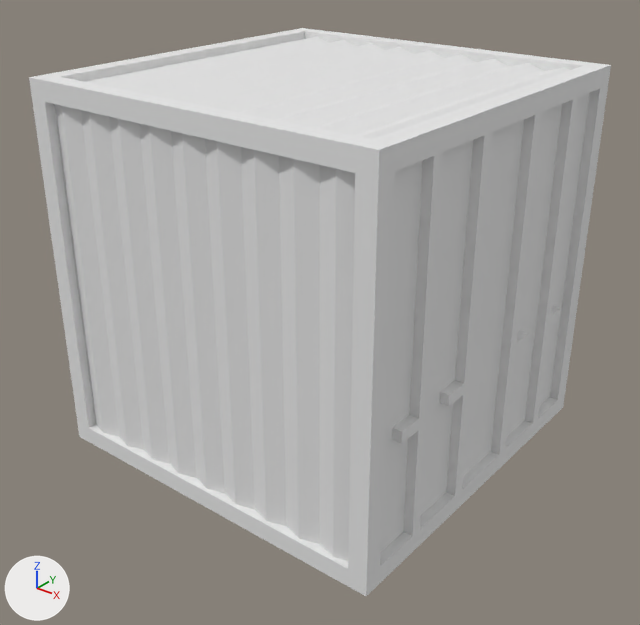
Before and after pictures for a commit that changed the OBJ model src/main/resources/assets/bdsandm/models/block/shipping_container.obj.
The view is the same before and after, from a camera (50 mm lens) standing at (3.69, -4.44, 2.82) and looking at (1.04, -1.12, 0.76). The axes (+X, +Y, +Z) are drawn at lower left. The lights are the same throughout. Where no turn or scale is listed for an object, it has been applied to the vertices.
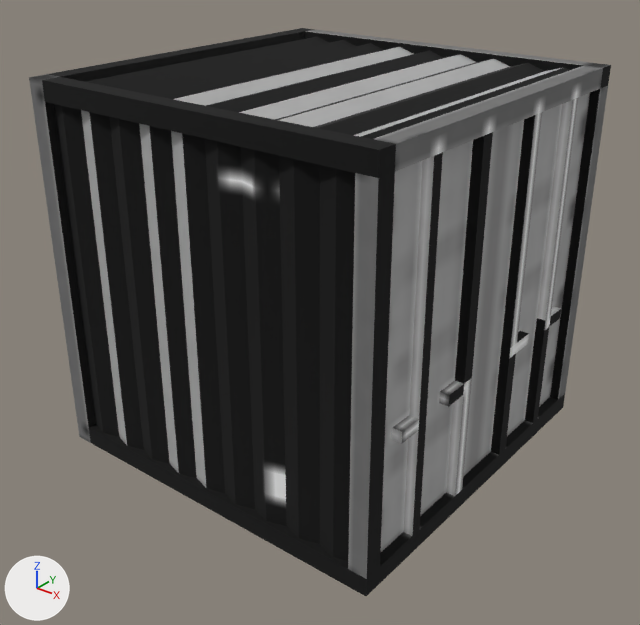
Location of each change, [x1, y1, x2, y2] in pixels of the pictures (640 x 625 px):
'Cube', surface changed: [29, 28, 611, 596] in both

Diff of the bpy script that builds the scene:
```diff
--- a/src/main/resources/assets/bdsandm/models/block/shipping_container.obj.py
+++ b/src/main/resources/assets/bdsandm/models/block/shipping_container.obj.py
@@ img_shipping_container_detail_1 @@
+img_shipping_container_detail_1 = load_image('shipping_container_detail_1', '../../textures/blocks/shipping_container_detail_1.png', 64, 64, 'sRGB')
@@ img_shipping_container_detail_0 @@
+img_shipping_container_detail_0 = load_image('shipping_container_detail_0', '../../textures/blocks/shipping_container_detail_0.png', 64, 64, 'sRGB')
@@ img_shipping_container @@
+img_shipping_container = load_image('shipping_container', '../../textures/blocks/shipping_container.png', 64, 64, 'sRGB')
@@ mat_a @@
 mat_a = principled_material('A')
-mat_a.base_color = (0.8, 0.8, 0.8)  # white #e7e7e7
+mat_a.texture = img_shipping_container
 mat_a.roughness = 1.0
@@ mat_b @@
 mat_b = principled_material('B')
-mat_b.base_color = (0.8, 0.8, 0.8)  # white #e7e7e7
+mat_b.texture = img_shipping_container_detail_0
 mat_b.roughness = 1.0
@@ mat_c @@
 mat_c = principled_material('C')
-mat_c.base_color = (0.8, 0.8, 0.8)  # white #e7e7e7
+mat_c.texture = img_shipping_container_detail_1
 mat_c.roughness = 1.0
```
